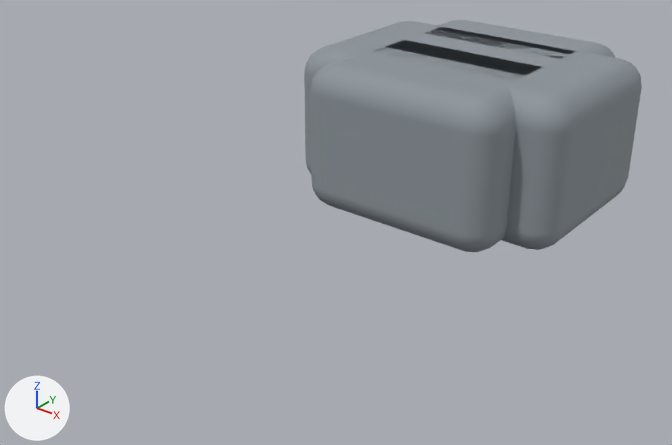
Two versions of the OBJ model onrobot-rg6/meshes/rg6_v2_gripper_body.obj, one commit apart.
Before and after are seen from a 50 mm camera at (0.1304, -0.2234, 0.0921) aimed at (-0.006, -0.0528, -0.0136). Arrows for +X, +Y and +Z are at lower left; the lights stay in place. The first picture is the older version. Where no turn or scale is listed for an object, it has been applied to the vertices. Vertices at exactly the same position are counted once.

Before the edit, the objects in view are built like this:
```python
me_drive_shell = bpy.data.meshes.new('drive_shell')
me_drive_shell.from_pydata(...)  # 152 vertices, 300 faces; spans x -0.042..0.042, y -0.0275..0.0275, z -0.021..0.021
me_drive_shell.materials.append(mat_housing_graphite)  # grey #8d959b
me_silver_face = bpy.data.meshes.new('silver_face')
me_silver_face.from_pydata(...)  # 152 vertices, 300 faces; spans x -0.0265..0.0265, y -0.0325..0.0325, z -0.001..0.001
me_silver_face.materials.append(mat_anodized_silver)  # white #e0e3e6
me_upper_shell = bpy.data.meshes.new('upper_shell')
me_upper_shell.from_pydata(...)  # 152 vertices, 300 faces; spans x -0.03..0.03, y -0.039..0.039, z -0.021..0.021
me_upper_shell.materials.append(mat_housing_graphite)  # grey #8d959b
ob_drive_shell = bpy.data.objects.new('drive_shell', me_drive_shell)
ob_drive_shell.location = (0.0, 0.0, 0.0)
ob_silver_face = bpy.data.objects.new('silver_face', me_silver_face)
ob_silver_face.location = (0.0, 0.0, 0.0)
ob_upper_shell = bpy.data.objects.new('upper_shell', me_upper_shell)
ob_upper_shell.location = (0.0, 0.0, 0.0)
```
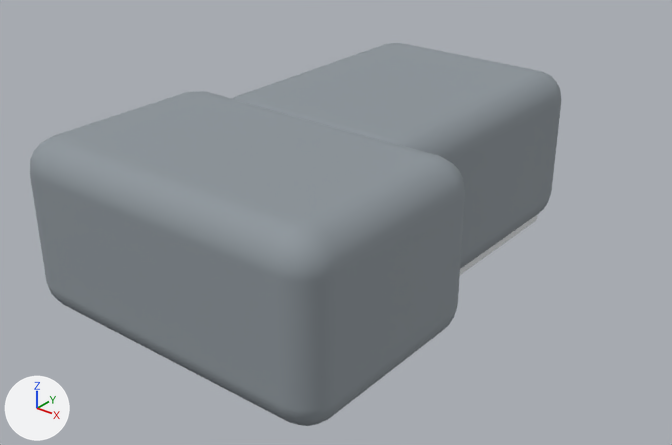
Where the change shows, as pixel boxes [x1, y1, x2, y2] in the pictures (672 x 445 px):
'drive_shell', moved
    before: [304, 21, 642, 250]
    after: [30, 91, 465, 426]
'upper_shell', moved
    before: [310, 20, 616, 252]
    after: [233, 43, 561, 269]
'silver_face', moved (not visible before)
    after: [460, 215, 537, 275]

The edits, one by one:
me_drive_shell is used by ob_drive_shell; location (0.0, 0.0, 0.0).
me_drive_shell had 152 vertices, 300 faces and spanned x -0.042..0.042, y -0.0275..0.0275, z -0.021..0.021.
me_drive_shell now has 152 vertices, 300 faces and spans x -0.042..0.042, y -0.12..-0.065, z -0.021..0.021.
me_drive_shell part 1: the whole mesh is moved by (0.0, -0.0925, 0.0).
me_silver_face is used by ob_silver_face; location (0.0, 0.0, 0.0).
me_silver_face had 152 vertices, 300 faces and spanned x -0.0265..0.0265, y -0.0325..0.0325, z -0.001..0.001.
me_silver_face now has 152 vertices, 300 faces and spans x -0.0265..0.0265, y -0.0675..-0.0025, z -0.0222..-0.0202.
me_silver_face part 2: the whole mesh is moved by (0.0, -0.035, -0.0212).
me_upper_shell is used by ob_upper_shell; location (0.0, 0.0, 0.0).
me_upper_shell had 152 vertices, 300 faces and spanned x -0.03..0.03, y -0.039..0.039, z -0.021..0.021.
me_upper_shell now has 152 vertices, 300 faces and spans x -0.03..0.03, y -0.075..0.003, z -0.021..0.021.
me_upper_shell part 3: the whole mesh is moved by (0.0, -0.036, 0.0).
